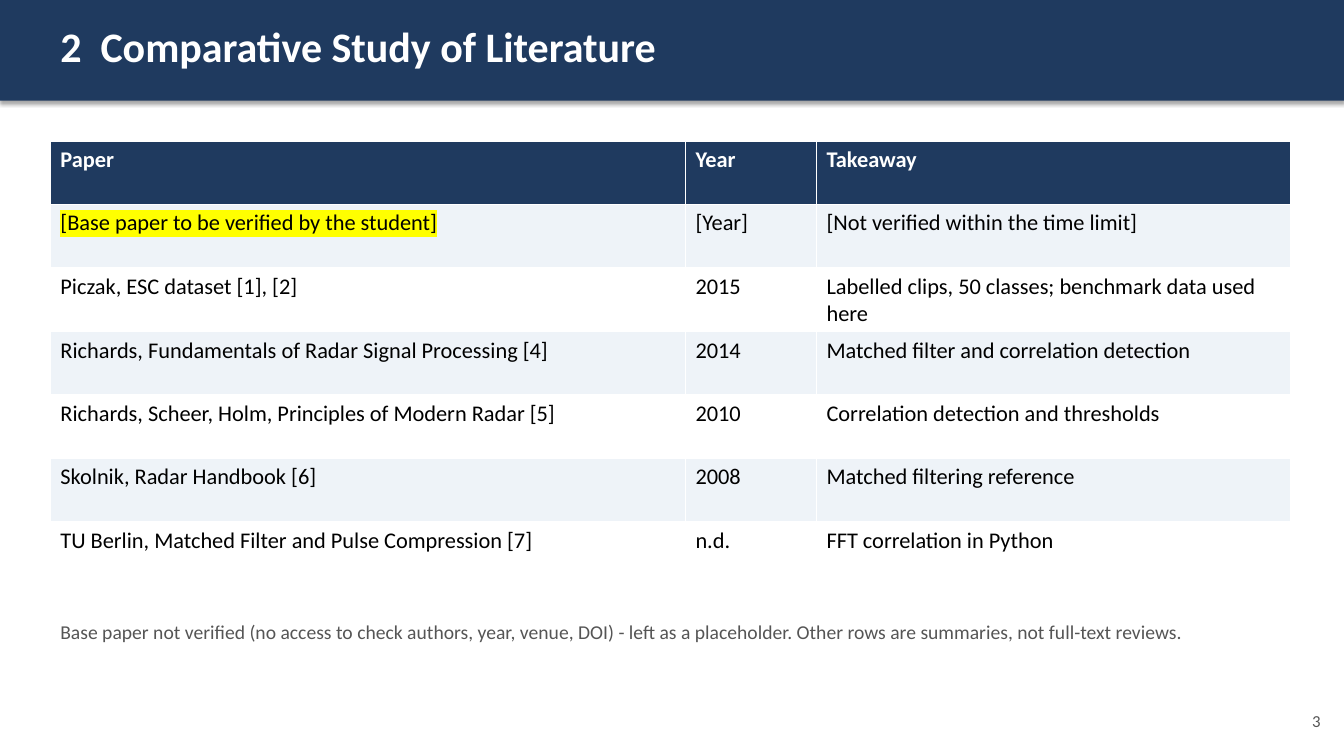
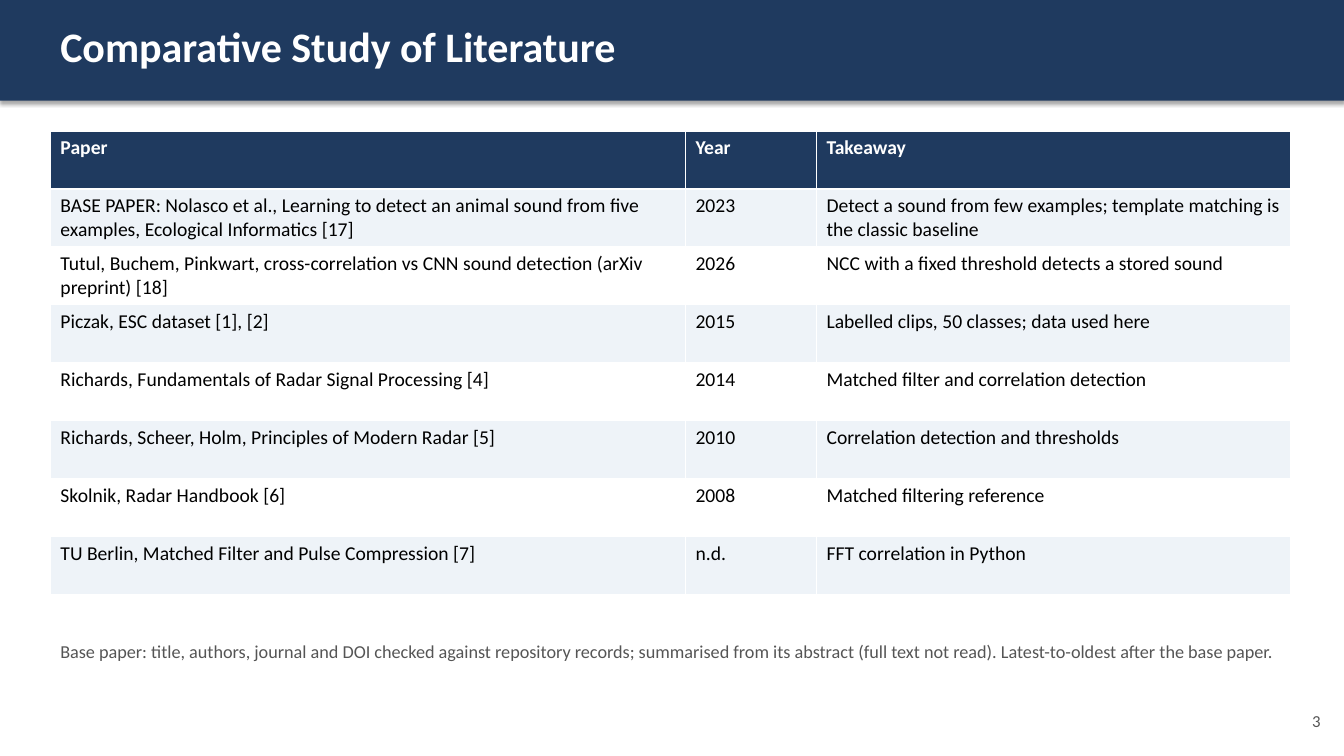
Before and after one commit to Zion-Naranje/matched-filter-pulse-detector, a slide deck: slide 3 of esc50_matching/docs/presentation.pptx. Drawn at 1344x756 pixels with LibreOffice and Linux fonts; fonts in the diff are those of the drawing. Boxes give left, top, right and bottom in pixels: in the first picture for what was removed or moved away, otherwise in the second. Text is boxed around its words. In the diff, an @@ line names an element or a change of style, - is before the commit and + after.

```diff
--- a/esc50_matching/docs/presentation.pptx
+++ b/esc50_matching/docs/presentation.pptx
@@ text at [60,32,615,69]: text changed @@
-2 Comparative Study of Literature
+Comparative Study of Literature
@@ table at [50,131,1291,595] @@
-row 2: [Base paper to be verified by the student] | [Year] | [Not verified within the time limit]
-row 3: Piczak, ESC dataset [1], [2] | 2015 | Labelled clips, 50 classes; benchmark data used here
+row 2: BASE PAPER: Nolasco et al., Learning to detect an animal sound from five examples, Ecological Informatics [17] | 2023 | Detect a sound from few examples; template matching is the classic baseline
+row 3: Tutul, Buchem, Pinkwart, cross-correlation vs CNN sound detection (arXiv preprint) [18] | 2026 | NCC with a fixed threshold detects a stored sound
+row 4: Piczak, ESC dataset [1], [2] | 2015 | Labelled clips, 50 classes; data used here
@@ table: place and size @@
-table at [50,141,1291,585]
+table at [50,131,1291,595]
@@ text at [60,645,1273,661]: text changed; size 14 to 13 pt @@
-Base paper not verified (no access to check authors, year, venue, DOI) - left as a placeholder. Other rows are summaries, not full-text reviews.
+Base paper: title, authors, journal and DOI checked against repository records; summarised from its abstract (full text not read). Latest-to-oldest after the base paper.
```
Also in this commit, not shown: 5 other slides changed, 1 slide added, 1 slide removed, 4 other files.
